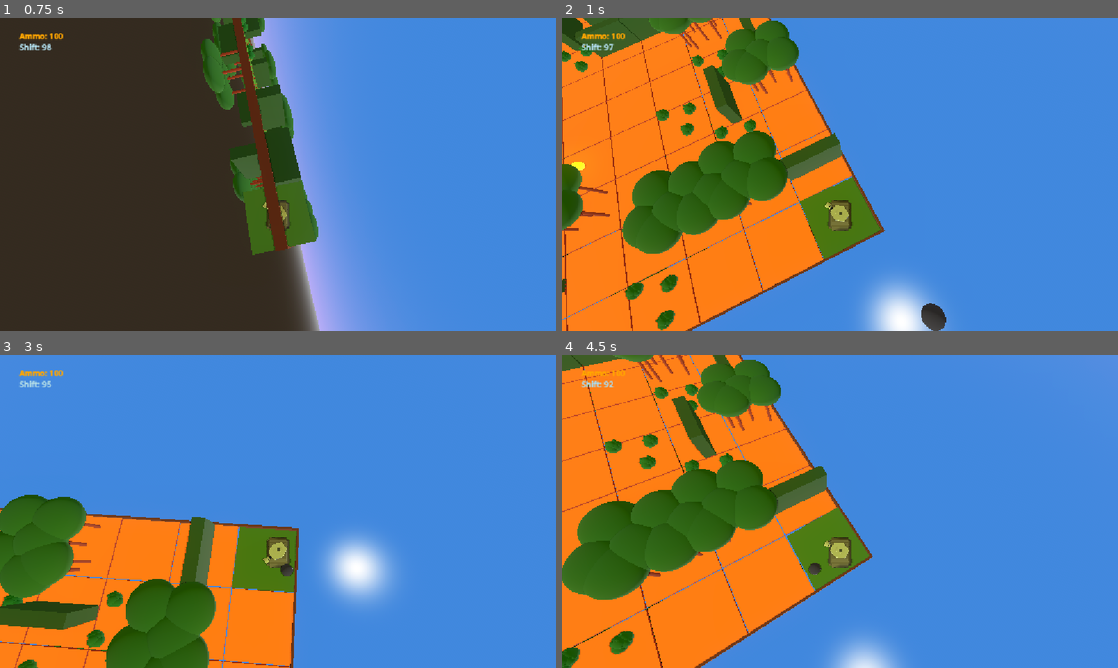
Above: before the commit, frames 1-4 (two rows, left to right).
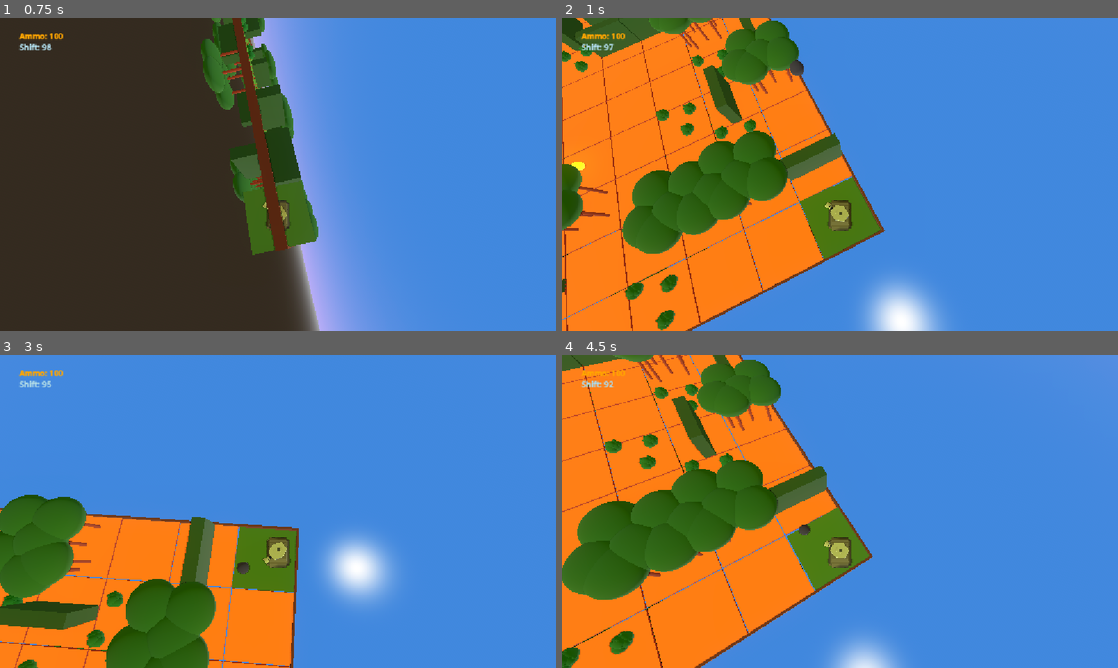
Above: after the commit, the same moments.

Repository: Grihgrix/Tank_Shift
Game: Godot game, scene res://Game scenes/Main_game_scene.tscn
Two runs of this game, one before a commit and one after it. Both use one fixed random seed, a clock stepped at 60 frames per second and the inputs below.
Inputs (mouse positions are in pixels of both pictures, inside the frame that each line leads up to):
- Up to frame 1 (0.75 s): tap Enter (ui_accept) at 0.5 s; move the mouse to (55, 55) at 0.52 s; hold Right (ui_right) from 0.53 s (still down); right-click (55, 55) at 0.6 s; click (55, 55) at 0.67 s
- Up to frame 2 (1 s): keep holding Right (ui_right); tap Enter (ui_accept) at 0.77 s
- Up to frame 3 (3 s): move the mouse to (166, 527) at 1.27 s; release Right (ui_right) at 1.28 s; hold Down (ui_down) 1.28-2.03 s; click (166, 527) at 1.35 s; tap Enter (ui_accept) at 1.52 s; move the mouse to (333, 442) at 2.02 s; hold Right (ui_right) 2.03-2.78 s; right-click (333, 442) at 2.1 s; move the mouse to (250, 574) at 2.77 s; hold Up (ui_up) from 2.78 s (still down); click (250, 574) at 2.85 s
- Up to frame 4 (4.5 s): tap Enter (ui_accept) at 3.02, 3.77 s; move the mouse to (1006, 558) at 3.52 s; release Up (ui_up) at 3.53 s; hold Left (ui_left) from 3.53 s (still down); right-click (1006, 558) at 3.6 s; move the mouse to (673, 464) at 4.27 s; click (673, 464) at 4.35 s

Frame 1 is identical in both runs. In frame 2, 0.4% of the frame differs, in the area x 41-70%, y 13-100%; in frame 3, 0.2%; in frame 4, 0.1%.

Commit message:
Projectile projection direction fixed
The projectile was going at 90 deg after the merge.
The shooter is now offsetted oriented by -90 degrees, fixing the issue.
At the same time I also moved the shooter's position to be right at the end of the cannon well in the center of the tube inside the muzzle

Diff:
--- a/Game scenes/Character scenes/character.tscn
+++ b/Game scenes/Character scenes/character.tscn
@@ -57,7 +57,7 @@
 surface_material_override/0 = SubResource("ShaderMaterial_yk8nn")
 
 [node name="Shooter" type="Node3D" parent="Proto_tank/Tourelle/Head" unique_id=967923646]
-transform = Transform3D(1, 0, 0, 0, 1, 0, 0, 0, 1, 1.123, 0.315, 0)
+transform = Transform3D(-4.371139e-08, 0, -1, 0, 1, 0, 1, 0, -4.371139e-08, 1.4, 0.36, 0)
 script = ExtResource("3_y3tpf")
 
 [node name="Shooter_Timer" type="Timer" parent="Proto_tank/Tourelle/Head/Shooter" unique_id=623596999]
